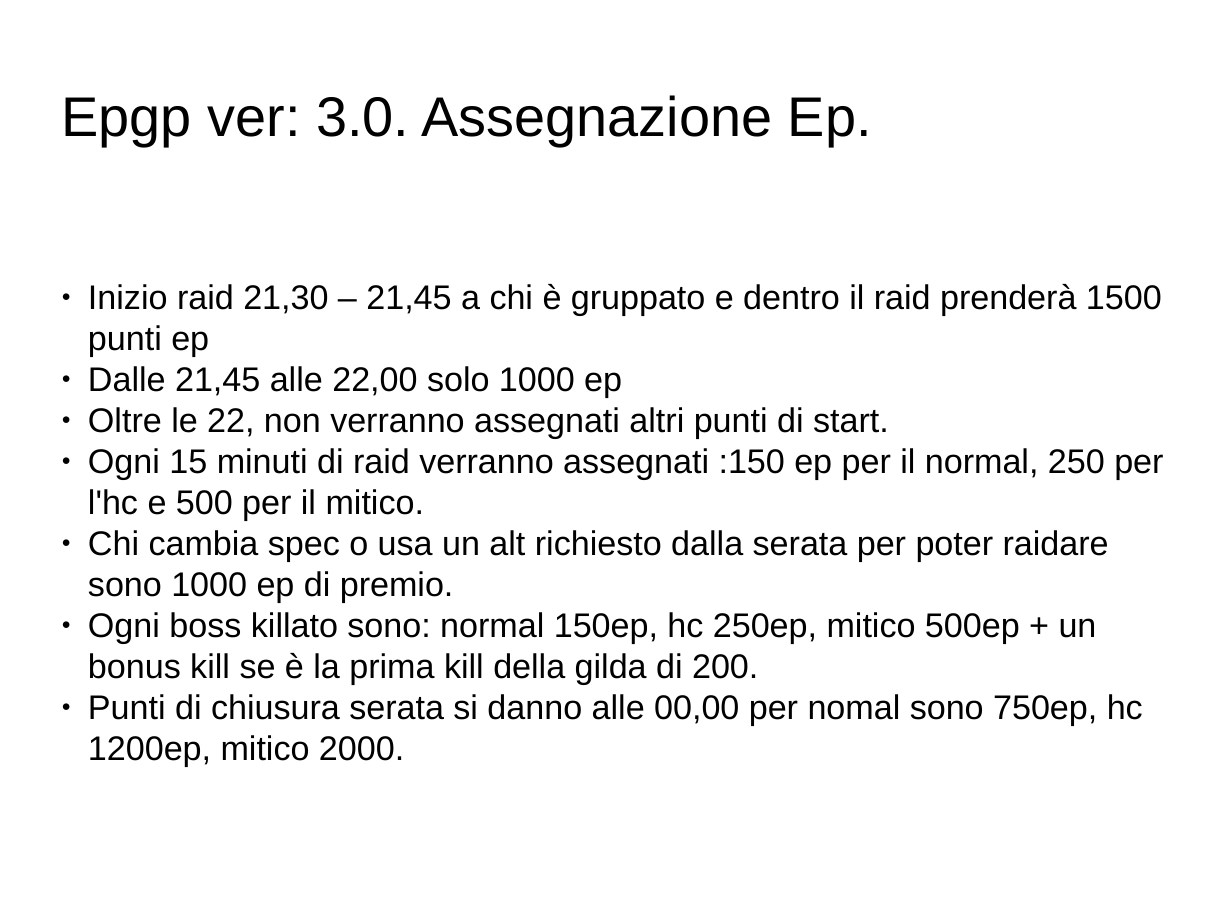
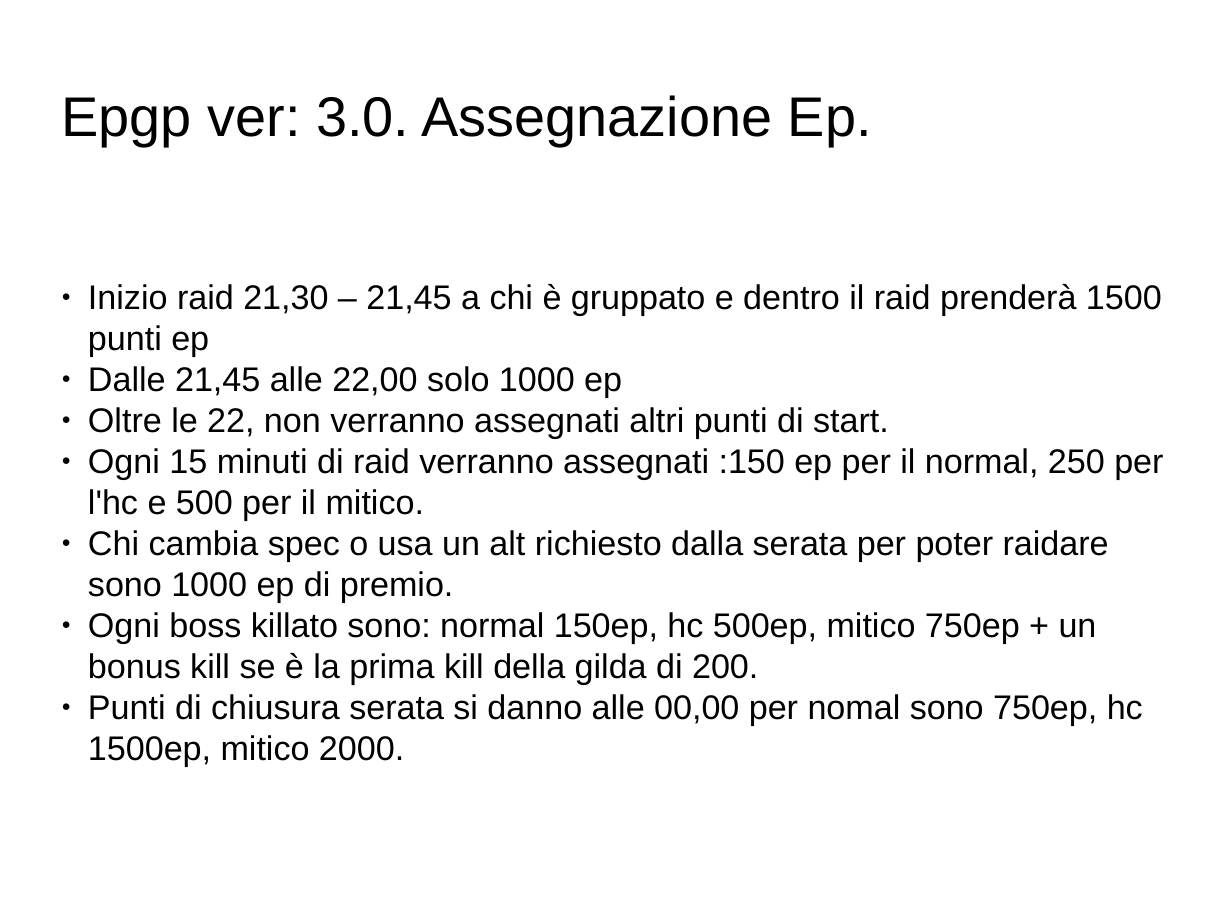
Before and after one commit to roboso/Documenti-della-gilda, a slide deck: slide 10 of epgp/epgp versione 3.2.odp. Drawn at 1232x924 pixels with LibreOffice and Linux fonts; fonts in the diff are those of the drawing; background and template pictures are left out. Boxes give left, top, right and bottom in pixels: in the first picture for what was removed or moved away, otherwise in the second. Text is boxed around its words. In the diff, an @@ line names an element or a change of style, - is before the commit and + after.

Commit message:
Aggiunto priorità minima per bis 25% e cambiato ep per le kill hc e mitiche.

```diff
--- a/epgp/epgp versione 3.2.odp
+++ b/epgp/epgp versione 3.2.odp
@@ subtitle at [88,612,1143,767]: text changed @@
-● Ogni boss killato sono: normal 150ep, hc 250ep, mitico 500ep + un bonus kill se è la prima kill della gilda di 200.
-● Punti di chiusura serata si danno alle 00,00 per nomal sono 750ep, hc 1200ep, mitico 2000.
+● Ogni boss killato sono: normal 150ep, hc 500ep, mitico 750ep + un bonus kill se è la prima kill della gilda di 200.
+● Punti di chiusura serata si danno alle 00,00 per nomal sono 750ep, hc 1500ep, mitico 2000.
```
Also in this commit, not shown: 5 other slides changed, 2 other files.
